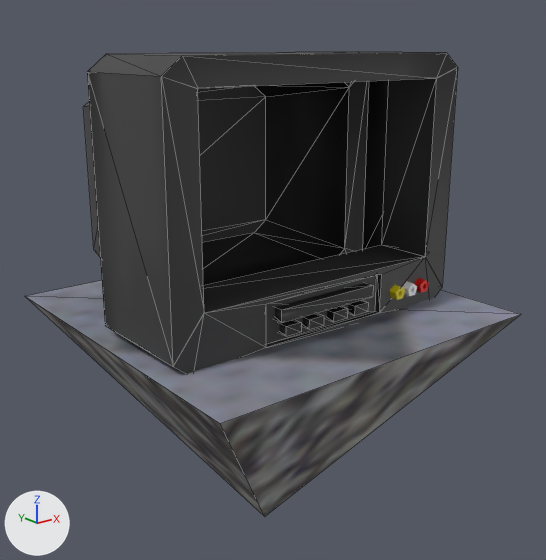
The glTF model models/tv.gltf: old version first, new version second.
Camera for both pictures: a 50 mm lens placed at (-15.2, 15.7, 12.9), pointed at (0.5, 35.4, 5.0). The lights are fixed; the arrows at lower left show +X, +Y and +Z. Mesh edges are drawn as thin lines on the coarser meshes. Where no turn or scale is listed for an object, it has been applied to the vertices.

Script lines for the objects in view, before the commit:
```python
me_cube_034 = bpy.data.meshes.new('Cube.034')
me_cube_034.from_pydata(...)  # 66 vertices, 120 faces; spans x -1.0..1.0, y -1.01..3.02, z -1.0..1.0
me_cube_034.materials.append(mat_tv)  # picture img_stone_square_tiles
me_cube_038 = bpy.data.meshes.new('Cube.038')
me_cube_038.from_pydata(...)  # a box spanning x -0.81..-0.22, y -0.77..0.77, z -0.16..0.16; a box spanning x -1.73..-1.14, y -0.77..0.77, z -0.16..0.16; a box spanning x 0.22..0.81, y -0.77..0.77, z -0.16..0.16; a box spanning x 1.14..1.73, y -0.77..0.77, z -0.16..0.16
me_cube_038.materials.append(mat_tv_buttons)  # picture img_rough_concrete
me_lll_021 = bpy.data.meshes.new('LLL.021')
me_lll_021.from_pydata(...)  # 5 vertices, 6 faces; spans x -6.11..6.11, y -6.11..6.11, z -6.84..1.66
# faces by material slot: [4, 2]
me_lll_021.materials.append(mat_1_vmtl010)  # picture img_621a6a0a_c
me_lll_021.materials.append(mat_2_vmtl035)  # picture img_287771fa_c
ob_cube_006 = bpy.data.objects.new('Cube.006', me_cube_034)
ob_cube_006.location = (0.0, 34.07, 8.33)
ob_cube_006.scale = (5.59, 2.0, 4.25)
ob_cube_014 = bpy.data.objects.new('Cube.014', me_cube_038)
ob_cube_014.location = (0.0, 32.74, 4.66)
ob_lll_021 = bpy.data.objects.new('LLL.021', me_lll_021)
ob_lll_021.location = (0.0, 35.24, 2.57)
# also in view: 'Cube.012' at (0.0, 32.7, 5.2)
```
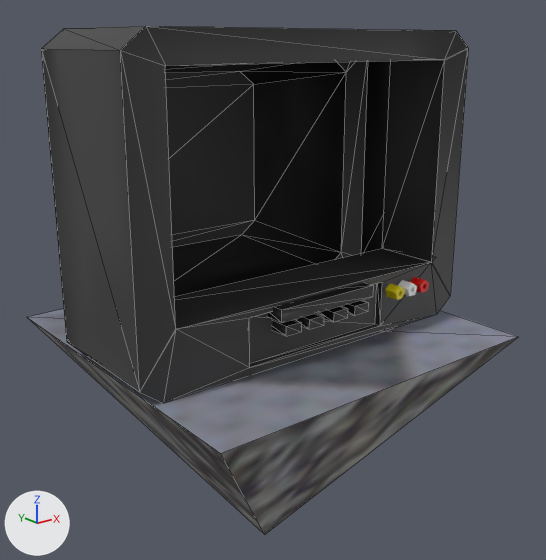
Changed parts and their boxes [x1, y1, x2, y2] in the pictures (546 x 560 px):
'Cube.006', moved, rescaled (14% wider, 17% taller)
    before: [83, 52, 458, 373]
    after: [41, 26, 468, 402]
'LLL.021', moved
    before: [25, 280, 521, 516]
    after: [27, 309, 519, 534]

What the commit changed:
Object 'LLL.021' (ob_lll_021) moves from (0.0, 35.24, 2.57) to (0.0, 35.24, 1.77).
Object 'Cube.006' (ob_cube_006) moves from (0.0, 34.07, 8.33) to (0.0, 34.7, 8.33).
Object 'Cube.006' (ob_cube_006) is rescaled from (5.59, 2.0, 4.25) to (6.48, 2.32, 4.93).
